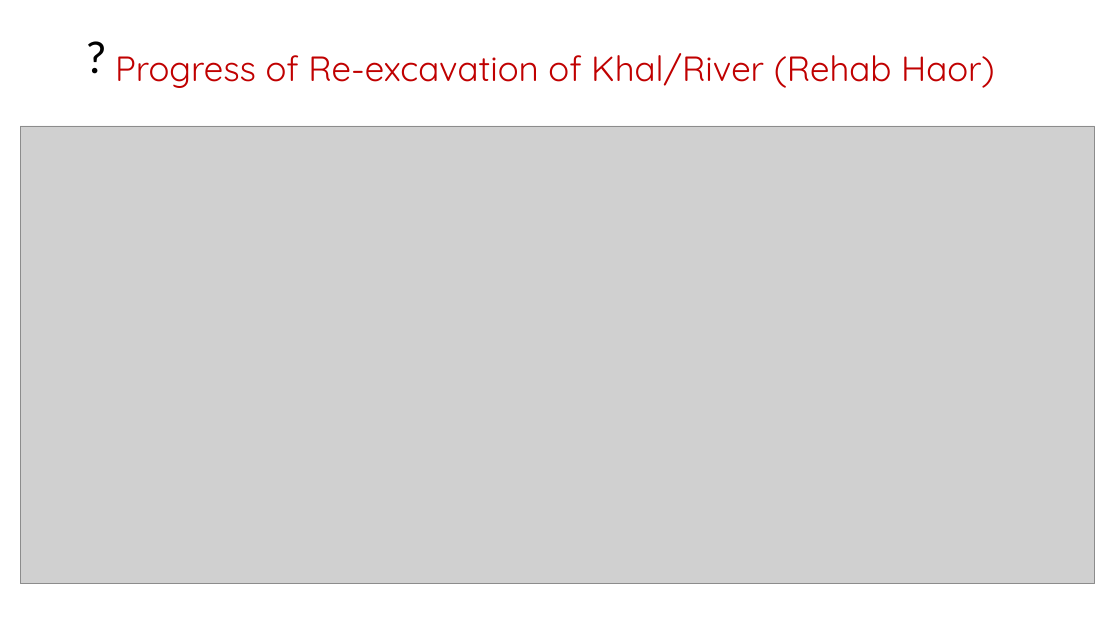
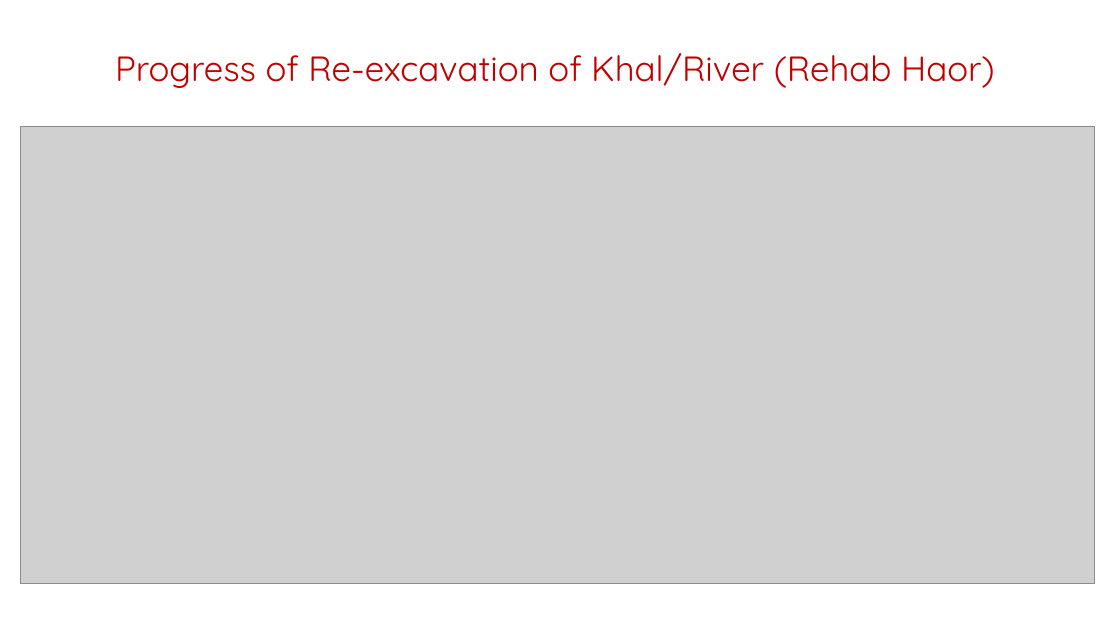
Before and after one commit to jakariapervez/cmis6, a slide deck: slide 8 of Civilworks cost/Work Schedule/PPT on Follow UP of JICA Meeting on 18_11_20202/Follow UP on JICA Meeting and Actions Required To Taken.pptx (slide 7 before the commit). Drawn at 1120x630 pixels with LibreOffice and Linux fonts; fonts in the diff are those of the drawing; grey boxes stand for pictures; background and template pictures are left out. Boxes give left, top, right and bottom in pixels: in the first picture for what was removed or moved away, otherwise in the second. Text is boxed around its words. In the diff, an @@ line names an element or a change of style, - is before the commit and + after.

```diff
--- a/Civilworks cost/Work Schedule/PPT on Follow UP of JICA Meeting on 18_11_20202/Follow UP on JICA Meeting and Actions Required To Taken.pptx
+++ b/Civilworks cost/Work Schedule/PPT on Follow UP of JICA Meeting on 18_11_20202/Follow UP on JICA Meeting and Actions Required To Taken.pptx
@@ title removed at (77, 34, 1044, 84) @@
-?
```
Also in this commit, not shown: 1 other slide changed, 1 slide added, 11 slides removed, 3 other files.
